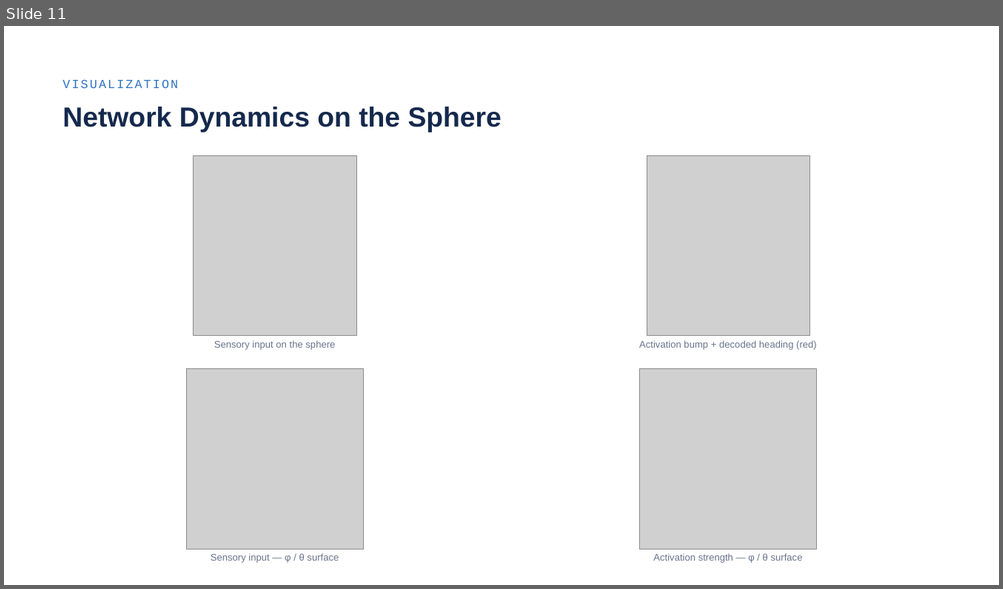
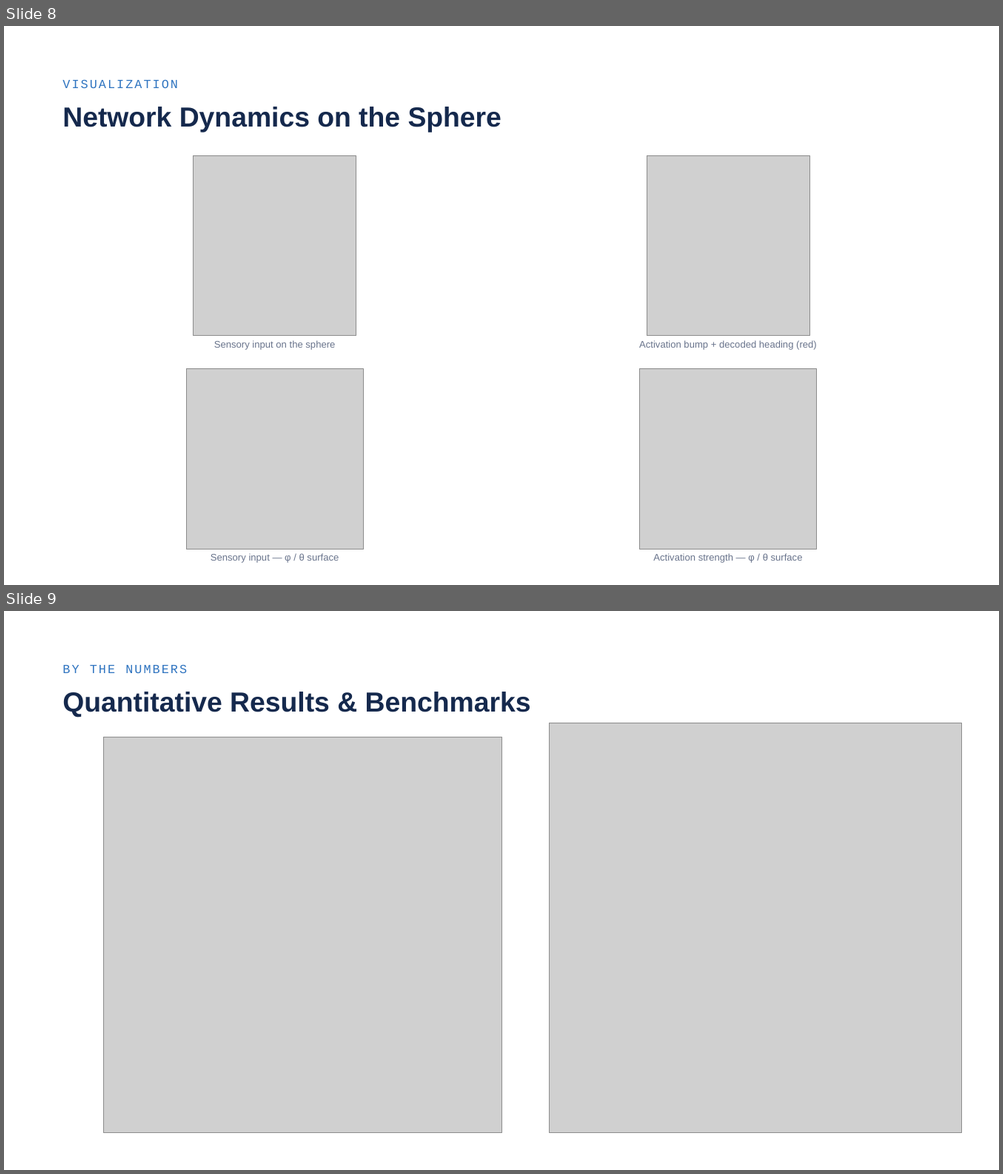
Before and after one commit to noah-ginzburg/RANController, a slide deck: RAN/RAN_Progress/Research_internship_presentation.pptx. Shown one above the other, each under a label of ours: slide 11 before the commit, slides 8 and 9 after it. The pictures are 1003x589 and 1003x1174 pixels, drawn with LibreOffice and Linux fonts; fonts in the diff are those of the drawing; grey boxes stand for pictures. Boxes give left, top, right and bottom in pixels: in the first picture for what was removed or moved away, otherwise in the second. Text is boxed around its words. In the diff, an @@ line names an element or a change of style, - is before the commit and + after.

```diff
--- a/RAN/RAN_Progress/Research_internship_presentation.pptx
+++ b/RAN/RAN_Progress/Research_internship_presentation.pptx
@@ slide 9 added at (4, 611, 999, 1170), background #FFFFFF @@
@@ text added at (62, 665, 187, 673), 18 pt, text #2F74C0 @@
+BY THE NUMBERS
@@ text added at (62, 692, 531, 718), 40 pt, text #15294D, bold @@
+Quantitative Results & Benchmarks
@@ picture added at (103, 737, 501, 1133) @@
@@ picture added at (549, 723, 962, 1133) @@
@@ what was slide 11 is now slide 8 @@
```
Also in this commit, not shown: 11 other slides changed, 2 other slides added, 4 slides removed, 5 other files.
